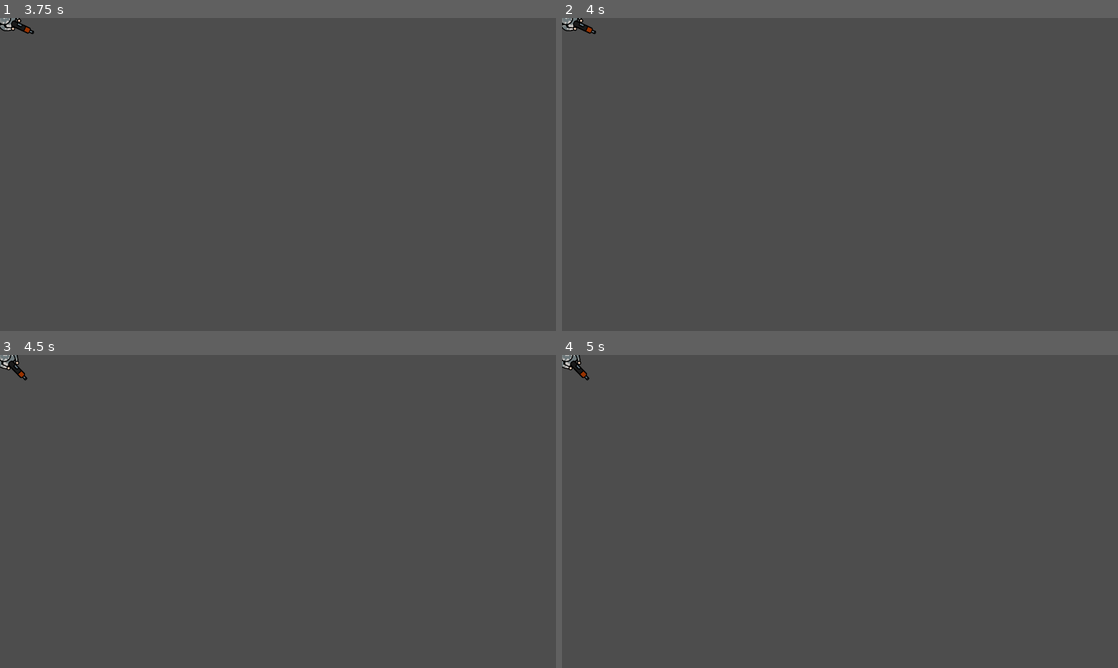
Above: before the commit, frames 1-4 (two rows, left to right).
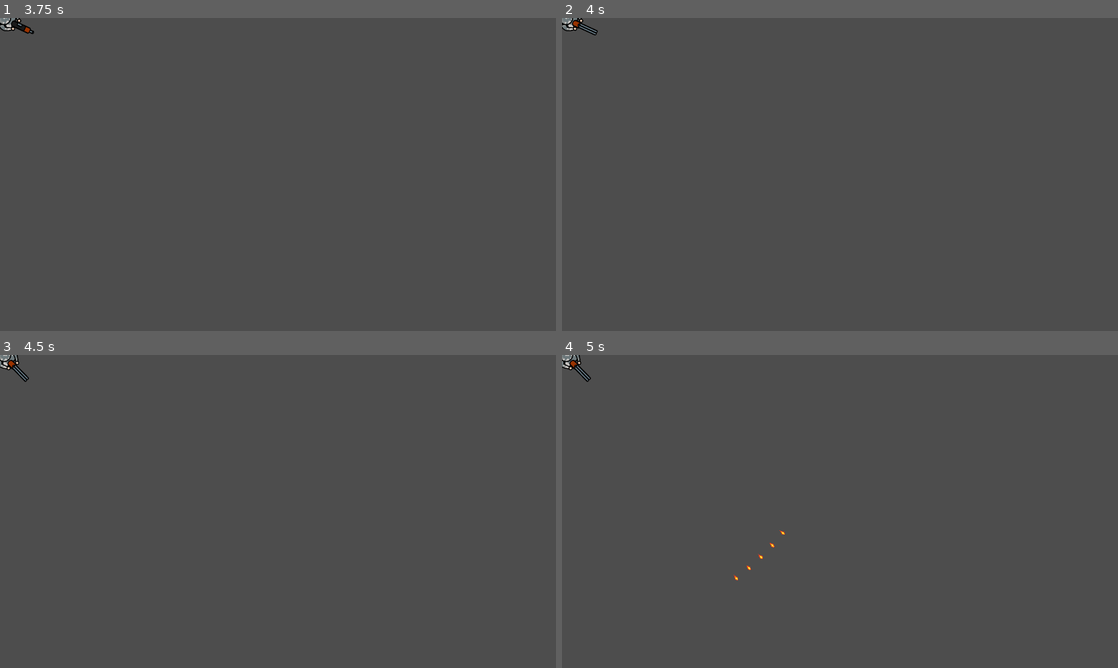
Above: after the commit, the same moments.

Repository: ToroGames34/GunPath
Game: Godot game, scene res://PreScenes/Worlds/World1/world.tscn
The game is run twice, just before and just after one commit, with the same random seed, the same clock (stepped at 60 frames per second) and the same inputs.
Inputs (mouse positions are in pixels of both pictures, inside the frame that each line leads up to):
- Up to frame 1 (3.75 s): tap Enter at 0.5, 2, 3.5 s; move the mouse to (400, 158) at 0.52 s; tap A (a) at 0.6 s; tap D (d) at 0.8, 1.35 s; tap Space at 1.25, 2.75 s; move the mouse to (166, 190) at 1.27 s; tap S (s) at 1.55, 2.1 s; move the mouse to (333, 105) at 2.02 s; tap W (w) at 2.3, 2.85 s; move the mouse to (250, 237) at 2.77 s; tap 1 (1, bound only after the commit) at 3.05, 3.6 s; move the mouse to (444, 221) at 3.52 s
- Up to frame 2 (4 s): tap 2 (2, bound only after the commit) at 3.8 s
- Up to frame 3 (4.5 s): tap Space at 4.25 s; move the mouse to (111, 464) at 4.27 s; tap 2 (2, bound only after the commit) at 4.35 s
- Up to frame 4 (5 s): click (673, 464) at 4.55 s

Frame 1 is identical in both runs. In frame 2, less than 0.1% of the frame differs, in the area x 1-7%, y 0-6%; in frame 3, less than 0.1%; in frame 4, 0.1%, in the area x 1-41%, y 1-72%.

Commit message:
Player Shoot system added and working

Diff:
--- /dev/null
+++ b/PreScenes/Bullet/bullet.gd
@@ -0,0 +1,44 @@
+extends Area2D
+
+
+@onready var Anim: AnimatedSprite2D = $AnimatedSprite2D
+@onready var CollShape: CollisionShape2D = $CollisionShape2D
+@onready var AudioHit: AudioStreamPlayer = $AudioHit
+
+var Velocity: float = 2050 # Before 930
+var Damage: float
+var Impact: bool = false
+
+
+func _ready():
+	pass
+
+
+func _process(delta):
+	if !Impact:
+		position += transform.y * Velocity * -1 * delta
+
+
+func ImpactF():
+	Impact = true
+	Anim.scale = Vector2(1.3, 1.3)
+	Anim.play("impact")
+	@warning_ignore("incompatible_ternary")
+	#AudioHit.play() if GlobalV.CanPlaySounds else ""
+	CollShape.set_deferred("disabled", true)
+
+
+func _on_body_entered(body):
+	if body.is_in_group("enemy"):
+		ImpactF()
+		body.Hurt(roundi(Damage))
+	elif body.is_in_group("wall"):
+		ImpactF()
+
+
+func _on_visible_on_screen_notifier_2d_screen_exited():
+	queue_free()
+
+
+func _on_animated_sprite_2d_animation_finished():
+	queue_free()
--- /dev/null
+++ b/PreScenes/Bullet/bullet.tscn
@@ -0,0 +1,136 @@
+[gd_scene load_steps=19 format=3 uid="uid://ck8y35ctgyfxp"]
+
+[ext_resource type="Script" uid="uid://dh6yesmiaoy48" path="res://PreScenes/Bullet/bullet.gd" id="1_bhihf"]
+[ext_resource type="Texture2D" uid="uid://b4mn0cfnnceh0" path="res://Assets/Others/All_Fire_Bullet_Pixel_16x16_00.png" id="1_gls1f"]
+[ext_resource type="Texture2D" uid="uid://doh7facv0yn6k" path="res://Assets/Others/explosion-1.png" id="3_olleq"]
+[ext_resource type="AudioStream" uid="uid://ed560t7wn4h8" path="res://Assets/Sounds/Hit Sound.wav" id="4_vkgxb"]
+
+[sub_resource type="AtlasTexture" id="AtlasTexture_5v2c7"]
+atlas = ExtResource("1_gls1f")
+region = Rect2(416, 32, 16, 16)
+
+[sub_resource type="AtlasTexture" id="AtlasTexture_jco5f"]
+atlas = ExtResource("1_gls1f")
+region = Rect2(432, 32, 16, 16)
+
+[sub_resource type="AtlasTexture" id="AtlasTexture_0hjka"]
+atlas = ExtResource("1_gls1f")
+region = Rect2(448, 32, 16, 16)
+
+[sub_resource type="AtlasTexture" id="AtlasTexture_r570l"]
+atlas = ExtResource("1_gls1f")
+region = Rect2(464, 32, 16, 16)
+
+[sub_resource type="AtlasTexture" id="AtlasTexture_igxr1"]
+atlas = ExtResource("3_olleq")
+region = Rect2(0, 0, 32, 32)
+
+[sub_resource type="AtlasTexture" id="AtlasTexture_1luui"]
+atlas = ExtResource("3_olleq")
+region = Rect2(32, 0, 32, 32)
+
+[sub_resource type="AtlasTexture" id="AtlasTexture_mqtof"]
+atlas = ExtResource("3_olleq")
+region = Rect2(64, 0, 32, 32)
+
+[sub_resource type="AtlasTexture" id="AtlasTexture_7smem"]
+atlas = ExtResource("3_olleq")
+region = Rect2(96, 0, 32, 32)
+
+[sub_resource type="AtlasTexture" id="AtlasTexture_cj4ac"]
+atlas = ExtResource("3_olleq")
+region = Rect2(128, 0, 32, 32)
+
+[sub_resource type="AtlasTexture" id="AtlasTexture_4c854"]
+atlas = ExtResource("3_olleq")
+region = Rect2(160, 0, 32, 32)
+
+[sub_resource type="AtlasTexture" id="AtlasTexture_x26eu"]
+atlas = ExtResource("3_olleq")
+region = Rect2(192, 0, 32, 32)
+
+[sub_resource type="AtlasTexture" id="AtlasTexture_jte17"]
+atlas = ExtResource("3_olleq")
+region = Rect2(224, 0, 32, 32)
+
+[sub_resource type="SpriteFrames" id="SpriteFrames_k0fw4"]
+animations = [{
+"frames": [{
+"duration": 1.0,
+"texture": SubResource("AtlasTexture_5v2c7")
+}, {
+"duration": 1.0,
+"texture": SubResource("AtlasTexture_jco5f")
+}, {
+"duration": 1.0,
+"texture": SubResource("AtlasTexture_0hjka")
+}, {
+"duration": 1.0,
+"texture": SubResource("AtlasTexture_r570l")
+}],
+"loop": true,
+"name": &"bullet",
+"speed": 12.0
+}, {
+"frames": [{
+"duration": 1.0,
+"texture": SubResource("AtlasTexture_igxr1")
+}, {
+"duration": 1.0,
+"texture": SubResource("AtlasTexture_1luui")
+}, {
+"duration": 1.0,
+"texture": SubResource("AtlasTexture_mqtof")
+}, {
+"duration": 1.0,
+"texture": SubResource("AtlasTexture_7smem")
+}, {
+"duration": 1.0,
+"texture": SubResource("AtlasTexture_cj4ac")
+}, {
+"duration": 1.0,
+"texture": SubResource("AtlasTexture_4c854")
+}, {
+"duration": 1.0,
+"texture": SubResource("AtlasTexture_x26eu")
+}, {
+"duration": 1.0,
+"texture": SubResource("AtlasTexture_jte17")
+}],
+"loop": false,
+"name": &"impact",
+"speed": 15.0
+}]
+
+[sub_resource type="CapsuleShape2D" id="CapsuleShape2D_n3p6r"]
+radius = 5.0
+height = 18.0
+
+[node name="Bullet" type="Area2D" groups=["bulletplayer"]]
+collision_layer = 8
+collision_mask = 6
+script = ExtResource("1_bhihf")
+
+[node name="AnimatedSprite2D" type="AnimatedSprite2D" parent="."]
+rotation = -1.5708
+scale = Vector2(1.5, 1.5)
+sprite_frames = SubResource("SpriteFrames_k0fw4")
+animation = &"bullet"
+autoplay = "bullet"
+
+[node name="CollisionShape2D" type="CollisionShape2D" parent="."]
+position = Vector2(1, -3)
+shape = SubResource("CapsuleShape2D_n3p6r")
+
+[node name="VisibleOnScreenNotifier2D" type="VisibleOnScreenNotifier2D" parent="."]
+position = Vector2(1, 14)
+rotation = -1.5708
+scale = Vector2(0.25, 0.25)
+
+[node name="AudioHit" type="AudioStreamPlayer" parent="."]
+stream = ExtResource("4_vkgxb")
+volume_db = -22.97
+
+[connection signal="body_entered" from="." to="." method="_on_body_entered"]
+[connection signal="animation_finished" from="AnimatedSprite2D" to="." method="_on_animated_sprite_2d_animation_finished"]
+[connection signal="screen_exited" from="VisibleOnScreenNotifier2D" to="." method="_on_visible_on_screen_notifier_2d_screen_exited"]
--- a/PreScenes/Player/player.gd
+++ b/PreScenes/Player/player.gd
@@ -1,21 +1,76 @@
 extends CharacterBody2D
 
 
+@onready var bullet = preload("res://PreScenes/Bullet/bullet.tscn")
+
+signal ShootBullets(bullet, pos, rot, dmg)
+
 @onready var BodyPart: Node2D = $BodyPart
+@onready var FusilSprite: Sprite2D = $BodyPart/Cont/WeaponContainer/Fusil
+@onready var ShotgunSprite: Sprite2D = $BodyPart/Cont/WeaponContainer/Shotgun
+
+var TimerAttackSpeed: Timer = Timer.new()
+var Weapons: Array = ["fusil", "shotgun"]
+var WeaponsUsing: String = ""
 
 var Speed: float = 220.0
 var Health: float = 100.0
 var Acceleration: float = 50.0
+
+var AttackSpeedFusil: float = 0.05
+var AttackSpeedShotGun: float = 0.35
+
+var DamageFusil: float = 35
+var DamageShotGun: float = 35
+
+var TotalScatteringSpread = 15.0  # total degrees of dispersion | Before 30.0
+var NumOfShots: int = 5
+
+var AttackSpeedGeneral: float
+var DamageGeneral: float
+
 var IsDeath: bool = false
 var IsMoving: bool = false
+var CanShoot: bool = true
+var CanShootCD: bool = true
+var CanScattering: bool = false
 
 
 func _ready() -> void:
-	pass
+	WeaponsUsing = Weapons[0]
+	SetWeaponAtribute()
+	TimerAttackSpeedSetting()
+
+
+func TimerAttackSpeedSetting() -> void:
+	TimerAttackSpeed.wait_time = AttackSpeedGeneral
+	TimerAttackSpeed.one_shot = true
+	TimerAttackSpeed.autostart = false
+	TimerAttackSpeed.connect("timeout", self._on_TimerAttackSpeed_timeout)
+	add_child(TimerAttackSpeed)
+
+
+func SetWeaponAtribute():
+	match WeaponsUsing:
+		"fusil":
+			WeaponsUsing = Weapons[0]
+			AttackSpeedGeneral = AttackSpeedFusil
+			DamageGeneral = DamageFusil
+			TimerAttackSpeed.wait_time = AttackSpeedGeneral
+			CanScattering = false
+		"shotgun":
+			WeaponsUsing = Weapons[1]
+			AttackSpeedGeneral = AttackSpeedShotGun
+			DamageGeneral = DamageShotGun
+			TimerAttackSpeed.wait_time = AttackSpeedGeneral
+			CanScattering = true
 
 
 func _process(delta: float) -> void:
-	AimWeapons()
+	if !IsDeath:
+		AimWeapons()
+		ChangeWeapon()
+		ShootWeapons()
 
 
 func AimWeapons() -> void:
@@ -44,3 +99,70 @@
 		IsMoving = true
 	else:
 		IsMoving = false
+
+
+func ChangeWeapon():
+	if Input.is_action_just_pressed("1"):
+		WeaponsUsing = Weapons[0]
+		FusilSprite.visible = true
+		ShotgunSprite.visible = false
+		SetWeaponAtribute()
+	elif Input.is_action_just_pressed("2"):
+		WeaponsUsing = Weapons[1]
+		FusilSprite.visible = false
+		ShotgunSprite.visible = true
+		SetWeaponAtribute()
+
+
+func ShootWeapons():
+	match WeaponsUsing:
+		"fusil":
+			if Input.is_action_pressed("left_click") and CanShoot and CanShootCD:
+				CanShootCD = false
+				TimerAttackSpeed.start()
+
+				if !CanScattering:
+					emit_signal("ShootBullets", bullet, BodyPart.get_node("Marker2D").global_position, BodyPart.rotation_degrees + 90, DamageGeneral)
+				else:
+					var middle_rotation = BodyPart.rotation_degrees + 90
+					var angle_step = 0.0
+
+					if NumOfShots > 1:
+						angle_step = TotalScatteringSpread / (NumOfShots - 1)
+
+					var start_angle = middle_rotation - (TotalScatteringSpread / 2.0)
+
+					for i in range(NumOfShots):
+						var current_angle = start_angle + (angle_step * i)
+						emit_signal("ShootBullets", bullet, BodyPart.get_node("Marker2D").global_position, current_angle, DamageGeneral)
+		"shotgun":
+			if Input.is_action_just_pressed("left_click") and CanShoot and CanShootCD:
+				CanShootCD = false
+				TimerAttackSpeed.start()
+
+				if !CanScattering:
+					emit_signal("ShootBullets", bullet, BodyPart.get_node("Marker2D").global_position, BodyPart.rotation_degrees + 90, DamageGeneral)
+				else:
+					var middle_rotation = BodyPart.rotation_degrees + 90
+					var angle_step = 0.0
+
+					if NumOfShots > 1:
+						angle_step = TotalScatteringSpread / (NumOfShots - 1)
+
+					var start_angle = middle_rotation - (TotalScatteringSpread / 2.0)
+
+					for i in range(NumOfShots):
+						var current_angle = start_angle + (angle_step * i)
+						emit_signal("ShootBullets", bullet, BodyPart.get_node("Marker2D").global_position, current_angle, DamageGeneral)
+
+
+func BulletInts() -> void:
+	var Bullet = bullet.instantiate()
+	Bullet.global_position = get_node("Marker2D").global_position
+	Bullet.rotation_degrees = BodyPart.rotation_degrees + 90
+	Bullet.Damage = DamageGeneral
+	get_parent().BulletContainer.call_deferred("add_child", Bullet)
+
+
+func _on_TimerAttackSpeed_timeout() -> void:
+	CanShootCD = true
--- a/PreScenes/Player/player.tscn
+++ b/PreScenes/Player/player.tscn
@@ -38,7 +38,7 @@
 
 [node name="WeaponContainer" type="Node2D" parent="BodyPart/Cont"]
 
-[node name="Weapon" type="Sprite2D" parent="BodyPart/Cont/WeaponContainer"]
+[node name="Fusil" type="Sprite2D" parent="BodyPart/Cont/WeaponContainer"]
 position = Vector2(-4, 76)
 scale = Vector2(0.4, 0.3)
 texture = ExtResource("4_7aqry")
@@ -46,5 +46,17 @@
 hframes = 5
 frame = 3
 
+[node name="Shotgun" type="Sprite2D" parent="BodyPart/Cont/WeaponContainer"]
+visible = false
+position = Vector2(-4, 76)
+scale = Vector2(0.4, 0.3)
+texture = ExtResource("4_7aqry")
+offset = Vector2(19.11, 0)
+hframes = 5
+frame = 4
+
+[node name="Marker2D" type="Marker2D" parent="BodyPart"]
+position = Vector2(130.588, 4.70588)
+
 [node name="CollisionShape2D" type="CollisionShape2D" parent="."]
 shape = SubResource("CircleShape2D_lgoq1")
--- /dev/null
+++ b/PreScenes/Worlds/World1/world.gd
@@ -0,0 +1,11 @@
+extends Node2D
+
+@onready var BulletContainer: Node2D = $BulletContainer
+
+
+func _on_player_shoot_bullets(bullet: Variant, pos: Variant, rot: Variant, dmg: Variant) -> void:
+	var Bullet = bullet.instantiate()
+	Bullet.global_position = pos
+	Bullet.rotation_degrees = rot
+	Bullet.Damage = dmg
+	BulletContainer.call_deferred("add_child", Bullet)
--- a/PreScenes/Worlds/World1/world.tscn
+++ b/PreScenes/Worlds/World1/world.tscn
@@ -1,7 +1,15 @@
-[gd_scene load_steps=2 format=3 uid="uid://dm8re2foi4y4c"]
+[gd_scene load_steps=3 format=3 uid="uid://dm8re2foi4y4c"]
 
 [ext_resource type="PackedScene" uid="uid://vhqx265r4hot" path="res://PreScenes/Player/player.tscn" id="1_0vqom"]
+[ext_resource type="Script" uid="uid://b07kk7pw17gw6" path="res://PreScenes/Worlds/World1/world.gd" id="1_e5t0p"]
 
 [node name="World1" type="Node2D"]
+script = ExtResource("1_e5t0p")
 
-[node name="Player" parent="." instance=ExtResource("1_0vqom")]
+[node name="PlayerContainer" type="Node2D" parent="."]
+
+[node name="Player" parent="PlayerContainer" instance=ExtResource("1_0vqom")]
+
+[node name="BulletContainer" type="Node2D" parent="."]
+
+[connection signal="ShootBullets" from="PlayerContainer/Player" to="." method="_on_player_shoot_bullets"]
--- a/project.godot
+++ b/project.godot
@@ -53,6 +53,28 @@
 "events": [Object(InputEventKey,"resource_local_to_scene":false,"resource_name":"","device":-1,"window_id":0,"alt_press …(195 unchanged characters)…
 ]
 }
+1={
+"deadzone": 0.2,
+"events": [Object(InputEventKey,"resource_local_to_scene":false,"resource_name":"","device":-1,"window_id":0,"alt_pressed":false,"shift_pressed":false,"ctrl_pressed":false,"meta_pressed":false,"pressed":false,"keycode":0,"physical_keycode":49,"key_label":0,"unicode":49,"location":0,"echo":false,"script":null)
+]
+}
+2={
+"deadzone": 0.2,
+"events": [Object(InputEventKey,"resource_local_to_scene":false,"resource_name":"","device":-1,"window_id":0,"alt_pressed":false,"shift_pressed":false,"ctrl_pressed":false,"meta_pressed":false,"pressed":false,"keycode":0,"physical_keycode":50,"key_label":0,"unicode":50,"location":0,"echo":false,"script":null)
+]
+}
+left_click={
+"deadzone": 0.2,
+"events": [Object(InputEventMouseButton,"resource_local_to_scene":false,"resource_name":"","device":-1,"window_id":0,"alt_pressed":false,"shift_pressed":false,"ctrl_pressed":false,"meta_pressed":false,"button_mask":1,"position":Vector2(165, 21),"global_position":Vector2(174, 69),"factor":1.0,"button_index":1,"canceled":false,"pressed":true,"double_click":false,"script":null)
+]
+}
+
+[layer_names]
+
+2d_physics/layer_1="player"
+2d_physics/layer_2="wall"
+2d_physics/layer_3="enemy"
+2d_physics/layer_4="bullet"
 
 [rendering]
 
Binary file added: Assets/Others/All_Fire_Bullet_Pixel_16x16_00.png
Binary file added: Assets/Others/explosion-1.png
Not shown, added: PreScenes/Bullet/bullet.gd.uid
Not shown, added: PreScenes/Worlds/World1/world.gd.uid
Not shown, added: Assets/Sounds/Hit Sound.wav
